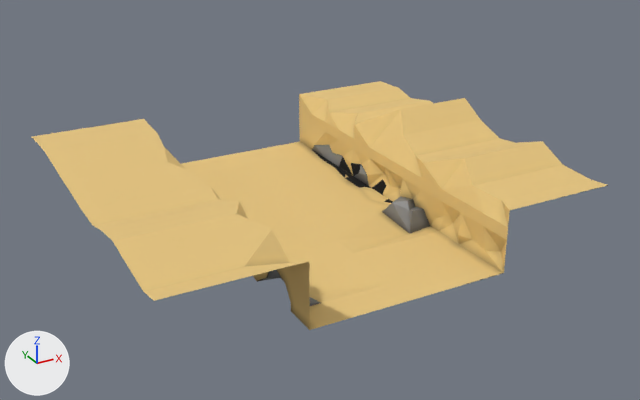
Two versions of the glTF model assets/ship3_003.glb, one commit apart.
Rendered twice from a 50 mm camera at (-390.0, -744.0, 350.0) aimed at (10.0, -17.0, -14.0). The lights are fixed; the arrows at lower left show +X, +Y and +Z. Vertices at the same position are counted once.
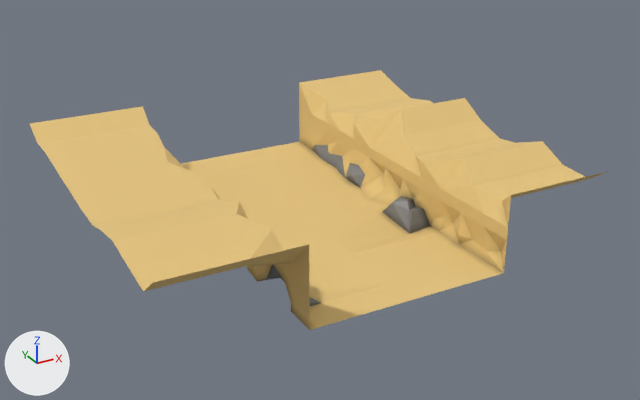
Where the change shows, as pixel boxes (x1, y1, x2, y2) in the pictures (640 x 400 px; the box of a moved part takes in the faces that stretch with it):
'Plane', reshaped
    before: (32, 81, 608, 330)
    after: (29, 70, 609, 330)
part 1 of me_plane, moved or reshaped
    before: (251, 81, 400, 215)
    after: (251, 70, 400, 215)
part 2 of me_plane, moved or reshaped
    before: (144, 261, 309, 301)
    after: (143, 245, 309, 292)
part 3 of me_plane, moved or reshaped
    before: (32, 119, 149, 143)
    after: (29, 106, 149, 143)
part 4 of me_plane, moved or reshaped
    before: (502, 179, 608, 225)
    after: (502, 171, 609, 225)
part 5 of me_plane, recoloured
    before: (339, 156, 361, 176)
    after: (335, 157, 359, 178)

The change, as a diff of the scene's bpy script:
```diff
--- a/assets/ship3_003.glb.py
+++ b/assets/ship3_003.glb.py
@@ me_plane @@
 me_plane.from_pydata(...)  # 194 vertices, 342 faces; spans x -226.0..219.0, y -200.0..200.0, z -9.0..88.0
-me_plane.vertices[54].co = (100.0, 200.0, 63.0)  # pixel (299, 94)
-me_plane.vertices[60].co = (100.0, 67.0, 0.0)  # pixel (353, 176)
-me_plane.vertices[61].co = (100.0, 33.0, 0.0)  # pixel (368, 186)
-me_plane.vertices[62].co = (100.0, 0.0, 0.0)  # pixel (384, 196)
-me_plane.vertices[104].co = (219.0, 200.0, 63.0)  # pixel (380, 81)
-me_plane.vertices[158].co = (104.0, 131.0, 17.0)  # pixel (329, 144)
-me_plane.vertices[162].co = (104.0, -5.0, 14.0)  # pixel (390, 185)
-me_plane.vertices[164].co = (97.0, 32.0, 14.0)  # pixel (367, 174)
-me_plane.vertices[170].co = (98.0, 52.0, 10.0)  # pixel (358, 172)
-me_plane.vertices[171].co = (102.0, 53.0, 19.0)  # pixel (361, 164)
-me_plane.vertices[2].co = (-100.0, -200.0, 63.0)  # pixel (309, 261)
-me_plane.vertices[90].co = (-226.0, -200.0, 63.0)  # pixel (154, 300)
-me_plane.vertices[3].co = (-100.0, 200.0, 63.0)  # pixel (143, 118)
-me_plane.vertices[91].co = (-226.0, 200.0, 63.0)  # pixel (30, 136)
-me_plane.vertices[53].co = (100.0, -200.0, 63.0)  # pixel (509, 210)
-me_plane.vertices[103].co = (219.0, -200.0, 63.0)  # pixel (608, 185)
+# me_plane part 1
+for i in [58, 59, 169]: me_plane.vertices[i].co += Vector((-5.0, 0.0, 0.0))
+for i in [156, 166, 177]: me_plane.vertices[i].co += Vector((-1.0, 0.0, 0.0))
+me_plane.vertices[54].co = (100.0, 200.0, 77.0)  # pixel (299, 82)
+me_plane.vertices[60].co = (89.0, 67.0, 0.0)  # pixel (345, 177)
+me_plane.vertices[61].co = (89.0, 33.0, 0.0)  # pixel (360, 187)
+me_plane.vertices[62].co = (81.0, 0.0, 0.0)  # pixel (370, 199)
+me_plane.vertices[104].co = (219.0, 200.0, 77.0)  # pixel (380, 70)
+me_plane.vertices[158].co = (102.0, 131.0, 17.0)  # pixel (327, 144)
+me_plane.vertices[162].co = (95.0, -5.0, 14.0)  # pixel (384, 187)
+me_plane.vertices[164].co = (95.0, 32.0, 14.0)  # pixel (365, 175)
+me_plane.vertices[170].co = (87.0, 51.0, 10.0)  # pixel (351, 174)
+me_plane.vertices[171].co = (98.0, 52.0, 19.0)  # pixel (358, 165)
+# me_plane part 2
+me_plane.vertices[2].co = (-100.0, -200.0, 77.0)  # pixel (309, 244)
+me_plane.vertices[90].co = (-226.0, -200.0, 77.0)  # pixel (152, 282)
+# me_plane part 3
+me_plane.vertices[3].co = (-100.0, 200.0, 77.0)  # pixel (142, 106)
+me_plane.vertices[91].co = (-226.0, 200.0, 77.0)  # pixel (29, 123)
+# me_plane part 4
+me_plane.vertices[53].co = (100.0, -200.0, 77.0)  # pixel (511, 195)
+me_plane.vertices[103].co = (219.0, -200.0, 77.0)  # pixel (610, 170)
+# me_plane part 5: 4 faces spanning x -104.0..101.0, y 51.0..128.0, z 0.0..22.0 switch from mat_010_sand (picture img_010_sand__diffuse_bake) to mat_010_rock (picture img_010_rock_diffuse_bake_1)
```
